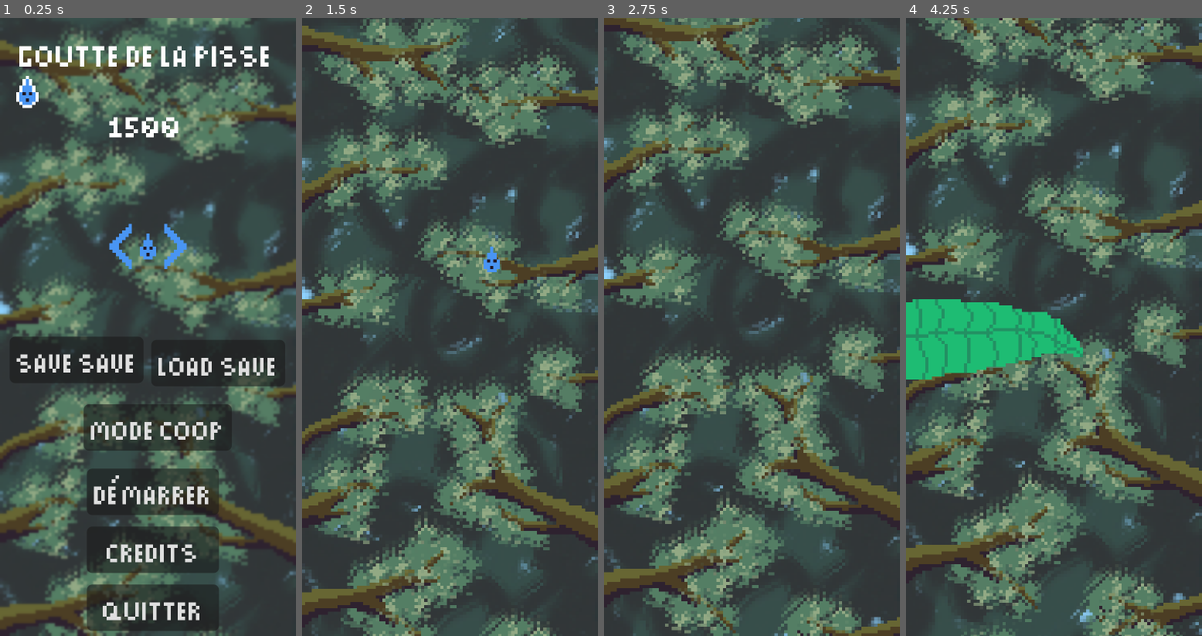
Above: before the commit, frames 1-4 (left to right).
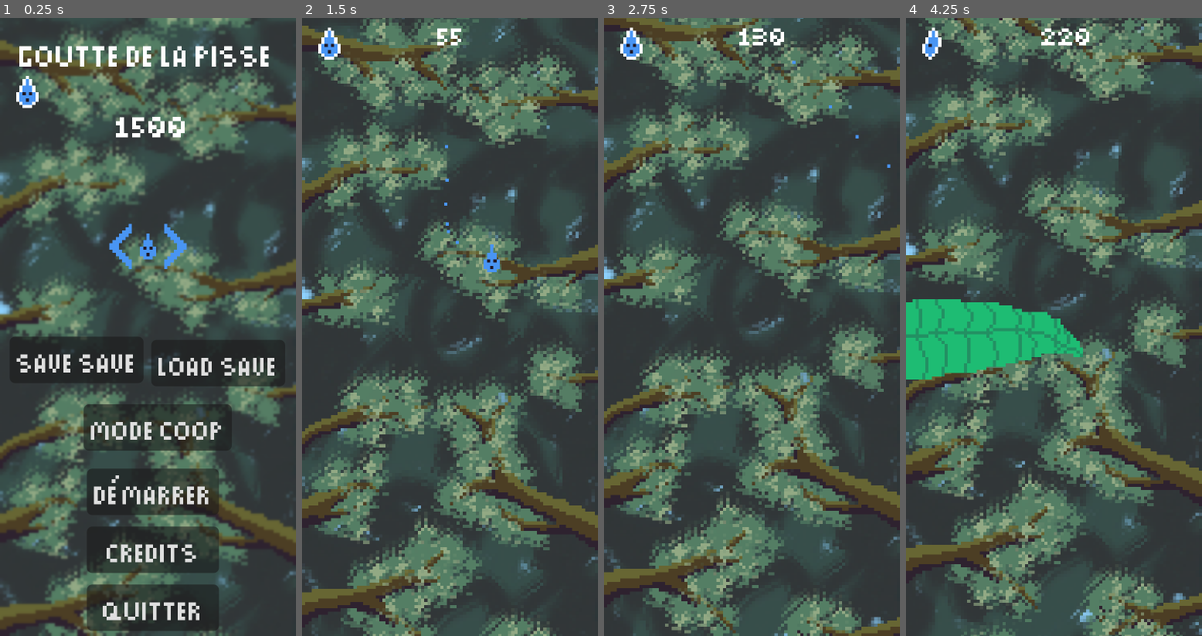
Above: after the commit, the same moments.

Repository: BrokHoly/gamejam_goutte
Game: Godot game, scene res://menu/menu.tscn
Two runs of this game, one before a commit and one after it. Both use one fixed random seed, a clock stepped at 60 frames per second and the inputs below.
Inputs:
- Up to frame 1 (0.25 s): no input
- Up to frame 2 (1.5 s): click "démarrer" at 0.5 s; hold Right (move_right) from 1.28 s (still down); tap Q (toggle_ice) at 1.35 s
- Up to frame 3 (2.75 s): release Right (move_right) at 2.03 s; hold Down (move_down) from 2.03 s (still down); tap E (toggle_snow) at 2.1 s
- Up to frame 4 (4.25 s): release Down (move_down) at 2.78 s; hold Right (move_right) 2.78-3.53 s; tap Q (toggle_ice) at 2.85 s; hold Up (move_up) from 3.53 s (still down); tap E (toggle_snow) at 3.6 s

The runs differ from the first frame. In frame 1, 0.6% of the frame differs, in the area x 36-63%, y 16-20%; in frame 2, 0.4%; in frame 3, 0.5%; in frame 4, 0.5%.

Commit message:
Health being taken account, saving and loading highest score in a permannent way

Diff:
--- a/Assets/UI/hp.gd
+++ b/Assets/UI/hp.gd
@@ -1,16 +1,17 @@
 extends TextureRect
 
+var last_hp = GameManager.health
+func _ready() -> void:
+	GameManager.health_changed.connect(take_damage)
 
 
-func take_damage(number_of_hp: int) -> void :
-	if(number_of_hp == 3):
+func take_damage(amount : int) -> void :
+	last_hp = GameManager.health
+	if(last_hp == 3):
 		texture = load("res://Assets/UI/HPfull1.png")
-	elif (number_of_hp == 2):
+	elif (last_hp == 2):
 		texture = load("res://Assets/UI/HPfull2.png")
-	elif(number_of_hp == 1):
+	elif(last_hp == 1):
 		texture = load("res://Assets/UI/HPfull3.png")
-	elif(number_of_hp ==0 ):
+	elif(last_hp ==0 ):
 		print("LE PERSONNAGE EST MORT")
-
-
-	pass
--- /dev/null
+++ b/game_manager.gd
@@ -0,0 +1,61 @@
+extends Node
+
+var number_of_player : int = 1
+
+
+var health = 3
+
+
+signal health_changed(amount: int)
+signal health_depleted()
+
+
+const highest_score: String = "highest_score"
+
+
+
+
+func _physics_process(delta: float) -> void:
+	pass
+
+
+func _ready() -> void:
+	health_changed.connect(health_changedyipi)
+	health_depleted.connect(reset_values)
+
+
+func health_changedyipi(amount :int)->void:
+	health += amount
+	if(health ==0):
+		health_depleted.emit()
+
+func reset_values() ->void:
+	health = 3
+
+func save_highest_score(score : int) -> void:
+	var save_file: FileAccess = FileAccess.open("user://savegame.save", FileAccess.WRITE)
+	var save_dict: Dictionary[String, int] = {
+		highest_score: score,
+	}
+	var json_string: String = JSON.stringify(save_dict)
+	save_file.store_line(json_string)
+
+func load_highest_score() -> int:
+	if not FileAccess.file_exists("user://savegame.save"):
+		return -1 # Error! We don't have a save to load.
+
+	var save_file: FileAccess = FileAccess.open("user://savegame.save", FileAccess.READ)
+	while save_file.get_position() < save_file.get_length():
+		var json_string: String = save_file.get_line()
+		var json: JSON = JSON.new()
+		var parse_result = json.parse(json_string)
+
+		if not parse_result == OK:
+			print("JSON Parse Error: ", json.get_error_message(), " in ", json_string, " at line ", json.get_error_line())
+			continue
+
+		var node_data = json.data
+		var found = node_data[highest_score]
+		return found
+
+	return -1
--- a/levels/level.gd
+++ b/levels/level.gd
@@ -3,6 +3,11 @@
 var spawner : Node2D
 var left_anchor : Marker2D
 var right_anchor : Marker2D
+
+#score is stored here because it should start counting once the level is instancied
+# so you can't put it inside GameManager which load at the start of the game and not the level
+@onready var score : int= 0
+
 
 var OBSTACLES_SPEED: float = 70.0
 const TIME_BETWEEN_OBSTACLES = 1.0
@@ -23,6 +28,8 @@
 	left_anchor = $ObstacleSpawner/LeftAnchor
 	right_anchor = $ObstacleSpawner/RightAnchor
 
+	GameManager.health_depleted.connect(save_score)
+
 	RIGHT_OBSTACLES_SCENES = [
 		load("res://props/leftleaf.tscn").instantiate()
 	]
@@ -33,6 +40,17 @@
 	pass # Replace with function body.
 
 
+func _physics_process(delta: float) -> void:
+	score += 1
+	$CurrentScore.text = str(score)
+
+
+
+func save_score()->void:
+	if(GameManager.load_highest_score() < score):
+		GameManager.save_highest_score(score)
+
+	get_tree().change_scene_to_file("res://menu/menu.tscn")
 # Called every frame. 'delta' is the elapsed time since the previous frame.
 func _process(delta: float) -> void:
 
@@ -64,5 +82,7 @@
 	spawner.add_child(obstacle)
 	obstacle.speed = OBSTACLES_SPEED
 	obstacle.position = right_anchor.position
+	var sprite2D: Sprite2D = obstacle.get_node("Sprite2D")
+	sprite2D.flip_h = true;
 	right_strike += 1.0
 	left_strike = 0.0
--- a/levels/level_0.tscn
+++ b/levels/level_0.tscn
@@ -3,6 +3,8 @@
 [ext_resource type="Script" uid="uid://dgcafqukaoyo7" path="res://levels/level.gd" id="1_823pn"]
 [ext_resource type="PackedScene" uid="uid://oft3ky210837" path="res://player/drop.tscn" id="1_eus5j"]
 [ext_resource type="Texture2D" uid="uid://douqq14xebfhb" path="res://Assets/Sprites/Background/fond.png" id="3_iss0w"]
+[ext_resource type="Theme" uid="uid://3wq2jg2uqmn6" path="res://Assets/Theme/UITheme.tres" id="4_yi3jx"]
+[ext_resource type="PackedScene" uid="uid://b0t1i1lik4g8r" path="res://Assets/UI/HP.tscn" id="5_foxie"]
 
 [node name="Level0" type="Node2D" unique_id=1454019866]
 script = ExtResource("1_823pn")
@@ -30,3 +32,17 @@
 
 [node name="RightAnchor" type="Marker2D" parent="ObstacleSpawner" unique_id=309987629]
 position = Vector2(92, 269)
+
+[node name="DirectionalLight2D" type="DirectionalLight2D" parent="." unique_id=1134716953]
+visible = false
+energy = 0.1
+
+[node name="CurrentScore" type="Label" parent="." unique_id=685484745]
+offset_left = 42.0
+offset_right = 60.0
+offset_bottom = 18.0
+scale = Vector2(0.535, 0.535)
+theme = ExtResource("4_yi3jx")
+text = "10"
+
+[node name="TextureRect" parent="." unique_id=204977200 instance=ExtResource("5_foxie")]
--- a/menu/menu.tscn
+++ b/menu/menu.tscn
@@ -100,9 +100,9 @@
 
 [node name="HighestScore" type="Label" parent="." unique_id=73123633]
 texture_filter = 1
-offset_left = 34.0
+offset_left = 36.0
 offset_top = 27.0
-offset_right = 71.69841
+offset_right = 73.69841
 offset_bottom = 51.0
 scale = Vector2(0.63, 0.63)
 theme = ExtResource("1_j0t7f")
@@ -147,7 +147,7 @@
 flip_h = true
 
 [node name="Camera2D" type="Camera2D" parent="." unique_id=1267309387]
-position = Vector2(46, 96)
+anchor_mode = 0
 
 [node name="GoutteHP" parent="." unique_id=204977200 instance=ExtResource("7_v6yed")]
 texture_filter = 1
--- a/menu/menu_manager.gd
+++ b/menu/menu_manager.gd
@@ -1,8 +1,16 @@
 extends Node2D
 
 
-const highest_score: String = "highest_score"
 
+
+
+func _ready() -> void:
+	var score_made = GameManager.load_highest_score();
+
+	if ( score_made == -1):
+		return
+	else:
+		$HighestScore.text = str(score_made)
 
 
 func _on_demarrer_pressed() -> void:
@@ -12,44 +20,14 @@
 func _on_quitter_pressed() -> void:
 	get_tree().quit()
 
-func save_highest_score(score : int) -> void:
-	var save_file: FileAccess = FileAccess.open("user://savegame.save", FileAccess.WRITE)
-	var save_dict: Dictionary[String, int] = {
-		highest_score: score,
-	}
-	var json_string: String = JSON.stringify(save_dict)
-	save_file.store_line(json_string)
 
-func load_highest_score() -> int:
-	if not FileAccess.file_exists("user://savegame.save"):
-		return -1 # Error! We don't have a save to load.
-
-	var save_file: FileAccess = FileAccess.open("user://savegame.save", FileAccess.READ)
-	while save_file.get_position() < save_file.get_length():
-		var json_string: String = save_file.get_line()
-		var json: JSON = JSON.new()
-		var parse_result = json.parse(json_string)
-
-		if not parse_result == OK:
-			print("JSON Parse Error: ", json.get_error_message(), " in ", json_string, " at line ", json.get_error_line())
-			continue
-
-		var node_data = json.data
-		var found = node_data[highest_score]
-		return found
-
-	return -1
-
-
-func _on_debug_pressed() -> void:
-	save_highest_score(100)
 
 
 
 func _on_load_save_pressed() -> void:
-	var result: int = load_highest_score();
+	var result: int = GameManager.load_highest_score();
 	print(result)
-	$HighestScore.text = result
+
 
 
 func _on_mode_coop_pressed() -> void:
--- a/menu/numberOfPlayerSelect.tscn
+++ b/menu/numberOfPlayerSelect.tscn
@@ -38,7 +38,7 @@
 text = "démarrer"
 
 [node name="Camera2D" type="Camera2D" parent="." unique_id=1268477982]
-position = Vector2(46, 96)
+anchor_mode = 0
 
 [node name="Node2D" type="Node2D" parent="." unique_id=2012807289]
 position = Vector2(0, -30)
--- a/player/drop.gd
+++ b/player/drop.gd
@@ -5,7 +5,7 @@
 
 enum STATES {LIQUID, ICE, SNOW}
 
-var LIQUID_SKIN = load("res://Assets/Sprites/MainCharacter/Goutte.png")
+var LIQUID_SKIN = load("res://Assets/Sprites/MainCharacter/GoutteNoOutline.png")
 var ICE_SKIN = load("res://Assets/Sprites/MainCharacter/GoutteNoOutline.png")
 var SNOW_SKIN = load("res://Assets/Sprites/MainCharacter/GoutteNoOutline.png")
 
@@ -13,11 +13,11 @@
 var sprite : Sprite2D
 
 
-var health := 3
-
 func _ready() -> void:
 	sprite = $Sprite2D
 	sprite.texture = LIQUID_SKIN
+
+
 
 
 func _physics_process(delta: float) -> void:
--- a/player/drop.tscn
+++ b/player/drop.tscn
@@ -1,6 +1,7 @@
 [gd_scene format=3 uid="uid://oft3ky210837"]
 
 [ext_resource type="Script" uid="uid://noojycw5qyn6" path="res://player/drop.gd" id="1_f4jv2"]
+[ext_resource type="Texture2D" uid="uid://dt5cg8mfwg2m5" path="res://Assets/FX/particle.png" id="2_4atf0"]
 
 [sub_resource type="CircleShape2D" id="CircleShape2D_4atf0"]
 radius = 3.5
@@ -9,6 +10,17 @@
 motion_mode = 1
 script = ExtResource("1_f4jv2")
 
+[node name="CPUParticles2D" type="CPUParticles2D" parent="." unique_id=343669229]
+position = Vector2(0, -5)
+amount = 10
+texture = ExtResource("2_4atf0")
+lifetime = 0.9
+speed_scale = 0.6
+randomness = 0.3
+emission_shape = 1
+emission_sphere_radius = 1.0
+gravity = Vector2(0, -200)
+
 [node name="Sprite2D" type="Sprite2D" parent="." unique_id=1376008568]
 position = Vector2(0, -1)
 
--- a/project.godot
+++ b/project.godot
@@ -16,6 +16,10 @@
 boot_splash/bg_color=Color(0.70980394, 0.14117648, 0.14117648, 1)
 boot_splash/stretch_mode=4
 config/icon="res://icon.svg"
+
+[autoload]
+
+GameManager="*uid://cfihr7ovnxgbp"
 
 [display]
 
--- a/props/obstacle.gd
+++ b/props/obstacle.gd
@@ -29,6 +29,7 @@
 			# Signal lose health point and maybe even score points ?
 			print("OUILLE")
 			splash.emit()
+			GameManager.health_changed.emit(-1)
 	pass # Replace with function body.
 
 
Binary file added: Assets/FX/particle.png
Not shown, added: Assets/FX/particle.png.import
Binary file added: Assets/Sprites/Obstacles/web.png
Not shown, added: Assets/Sprites/Obstacles/web.png.import
Binary file added: Assets/UI/button.png
Not shown, added: Assets/UI/button.png.import
Not shown, added: game_manager.gd.uid
Not shown: 1 places in props/leftleaf.tscn that only renumber resources
